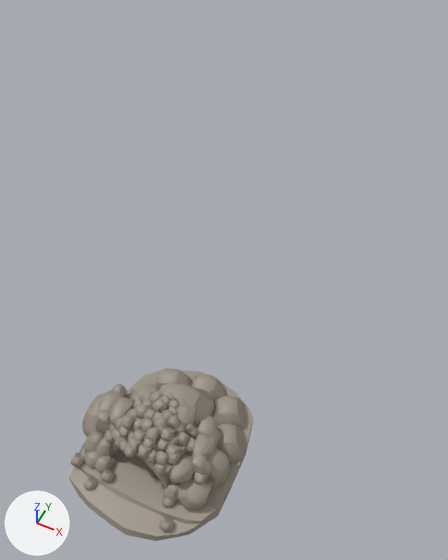
A saved change to the FBX model Happy Hounds VR/Assets/Marianna IP3/cave.fbx.
Both versions are drawn from a camera (50 mm lens) standing at (0.238, -0.288, 0.721) and looking at (-0.02, 0.229, 0.075). The lights are fixed; the arrows at lower left show +X, +Y and +Z.
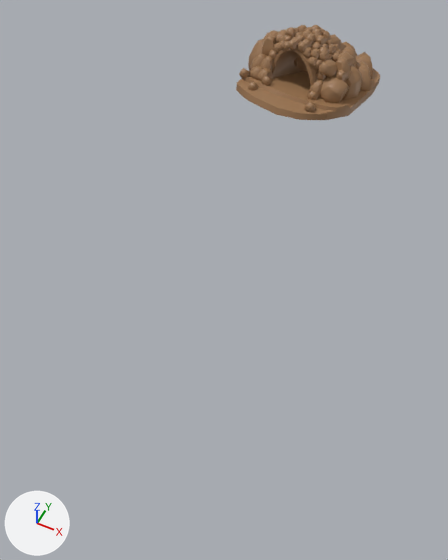
What the commit changed:
Material 'lambert5' (mat_lambert5) is new.
Its base color is (0.331, 0.18, 0.0836) (brown #9c7652).
me_mesh has 10383 vertices, 10172 faces and spans x -9.8..10.1, y -5.6..5.5, z -11.4..11.4.
me_mesh no longer uses material mat_lambert2 (grey #9e9489).
me_mesh now uses material mat_lambert5 (brown #9c7652).
Object 'pCube106' (ob_pcube106) moves from (0.006, 0.007, 0.038) to (-0.048, 0.592, 0.222).
Object 'pCube106' (ob_pcube106) turns from (90, 0, 0) to (86, -1.6, -11) degrees about x, y and z.

Changed parts and their boxes (x1, y1, x2, y2) in the pictures (448 x 560 px):
'pCube106', recoloured, moved, turned
    before: (69, 368, 253, 541)
    after: (236, 25, 380, 120)
